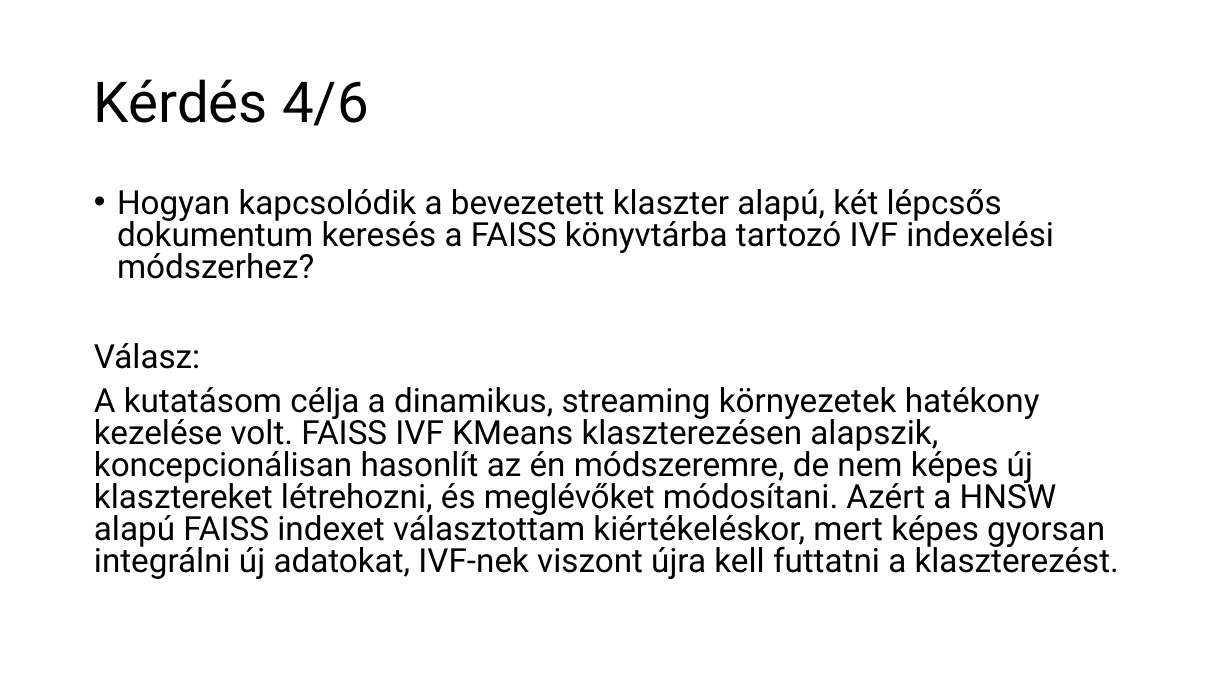
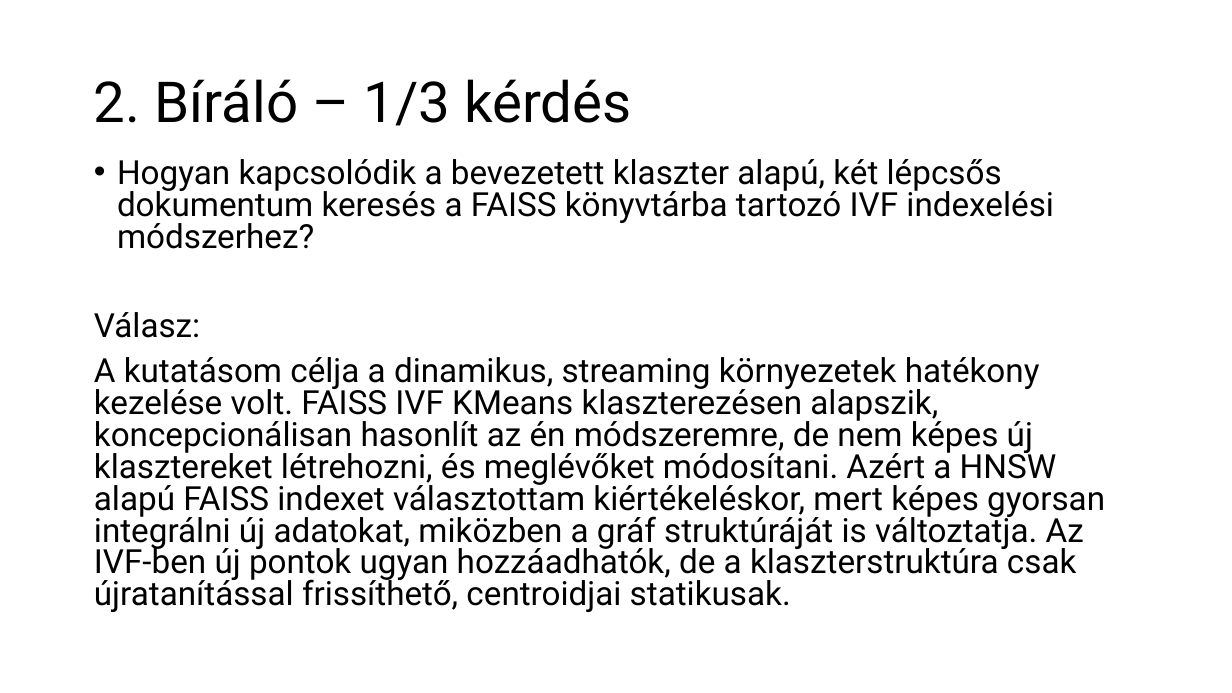
Before and after one commit to czotterbenedek/rag-onlineclustering-optimization, a slide deck: slide 28 of tdk/CzotterBenedek_TDK_javitott_2.0.pptx. Drawn at 1232x693 pixels with LibreOffice and Linux fonts; fonts in the diff are those of the drawing. Boxes give left, top, right and bottom in pixels: in the first picture for what was removed or moved away, otherwise in the second. Text is boxed around its words. In the diff, an @@ line names an element or a change of style, - is before the commit and + after.

```diff
--- a/tdk/CzotterBenedek_TDK_javitott_2.0.pptx
+++ b/tdk/CzotterBenedek_TDK_javitott_2.0.pptx
@@ title at <box>94,79,632,126</box>: text changed @@
-Kérdés 4/6
+2. Bíráló – 1/3 kérdés
@@ text "Hogyan kapcsolódik a bevezetett klaszter ...": place and size @@
-text "Hogyan kapcsolódik a bevezetett klaszter ..." at <box>94,189,1119,579</box>
+text "Hogyan kapcsolódik a bevezetett klaszter ..." at <box>94,159,1105,612</box>
@@ text at <box>94,357,1105,612</box>: text changed @@
-A kutatásom célja a dinamikus, streaming környezetek hatékony kezelése volt. FAISS IVF KMeans klaszterezésen alapszik, koncepcionálisan hasonlít az én módszeremre, de nem képes új klasztereket létrehozni, és meglévőket módosítani. Azért a HNSW alapú FAISS indexet választottam kiértékeléskor, mert képes gyorsan integrálni új adatokat, IVF-nek viszont újra kell futtatni a klaszterezést.
+A kutatásom célja a dinamikus, streaming környezetek hatékony kezelése volt. FAISS IVF KMeans klaszterezésen alapszik, koncepcionálisan hasonlít az én módszeremre, de nem képes új klasztereket létrehozni, és meglévőket módosítani. Azért a HNSW alapú FAISS indexet választottam kiértékeléskor, mert képes gyorsan integrálni új adatokat, miközben a gráf struktúráját is változtatja. Az IVF-ben új pontok ugyan hozzáadhatók, de a klaszterstruktúra csak újratanítással frissíthető, centroidjai statikusak.
```
Also in this commit, not shown: 28 other slides changed, 3 slides removed.
